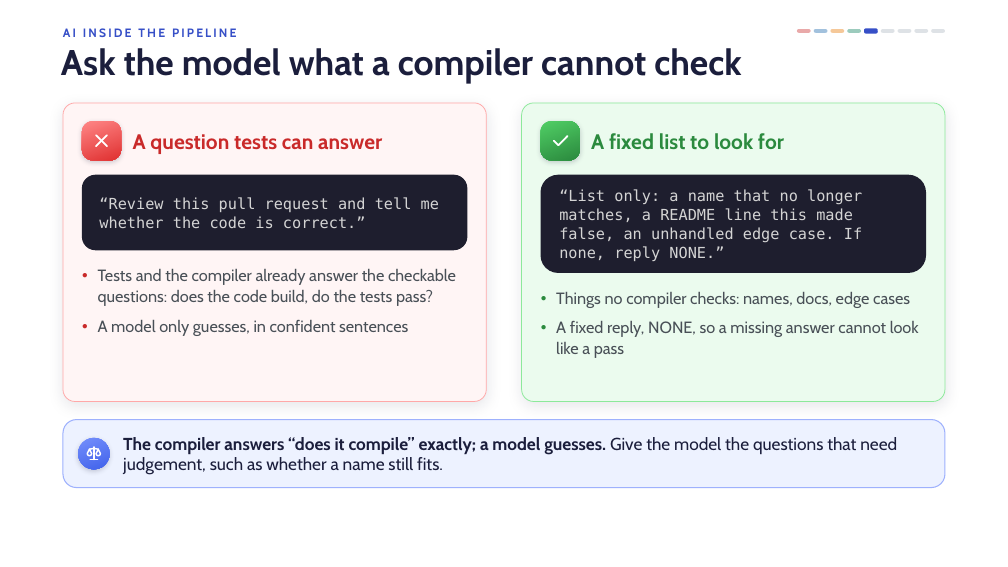
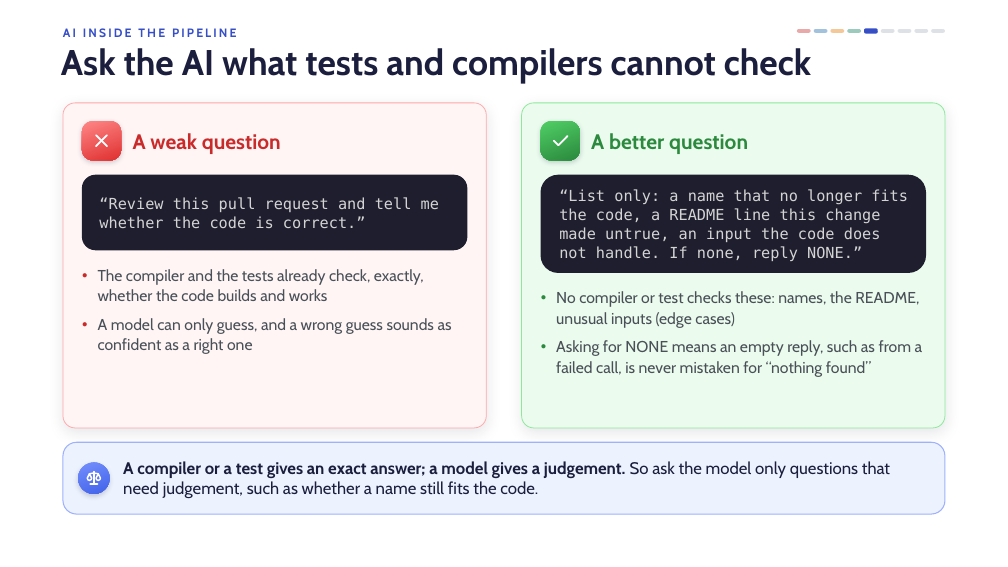
Before and after one commit to FionnQ-H1/aiProg, a slide deck: slide 16 of lectures-and-labs/week10/cicd-lecture.pptx (slide 15 before the commit). Drawn at 1008x567 pixels with LibreOffice and Linux fonts; fonts in the diff are those of the drawing; background and template pictures are left out. Boxes give left, top, right and bottom in pixels: in the first picture for what was removed or moved away, otherwise in the second. Text is boxed around its words. In the diff, an @@ line names an element or a change of style, - is before the commit and + after.

```diff
--- a/lectures-and-labs/week10/cicd-lecture.pptx
+++ b/lectures-and-labs/week10/cicd-lecture.pptx
@@ title at box(61, 48, 811, 83): text changed @@
-Ask the model what a compiler cannot check
+Ask the AI what tests and compilers cannot check
@@ rounded rectangle: place and size @@
-rounded rectangle at box(63, 103, 486, 402)
+rounded rectangle at box(63, 103, 486, 428)
@@ rounded rectangle: place and size @@
-rounded rectangle at box(522, 103, 945, 402)
+rounded rectangle at box(522, 103, 945, 428)
@@ text at box(133, 133, 281, 154): text changed @@
-A question tests can answer
+A weak question
@@ text at box(591, 133, 748, 154): text changed @@
-A fixed list to look for
+A better question
@@ text in rounded rectangle at box(559, 189, 908, 261): text changed @@
-“List only: a name that no longer matches, a README line this made false, an unhandled edge case. If none, reply NONE.”
+“List only: a name that no longer fits the code, a README line this change made untrue, an input the code does not handle. If none, reply NONE.”
@@ text at box(98, 269, 452, 354): text changed; size 15.5 to 15 pt @@
-● Tests and the compiler already answer the checkable questions: does the code build, do the tests pass?
-● A model only guesses, in confident sentences
+● The compiler and the tests already check, exactly, whether the code builds and works
+● A model can only guess, and a wrong guess sounds as confident as a right one
@@ text at box(556, 291, 923, 377): text changed; size 15.5 to 15 pt @@
-● Things no compiler checks: names, docs, edge cases
-● A fixed reply, NONE, so a missing answer cannot look like a pass
+● No compiler or test checks these: names, the README, unusual inputs (edge cases)
+● Asking for NONE means an empty reply, such as from a failed call, is never mistaken for “nothing found”
@@ proportions changed in 3 elements at box(63, 103, 486, 428), box(522, 103, 945, 428), box(63, 442, 945, 514) @@
@@ rounded rectangle: place and size @@
-rounded rectangle at box(63, 420, 945, 488)
+rounded rectangle at box(63, 442, 945, 514)
@@ ellipse: place and size @@
-ellipse at box(78, 438, 110, 470)
+ellipse at box(78, 463, 110, 495)
@@ freeform shape: place and size @@
-freeform shape at box(85, 445, 102, 462)
+freeform shape at box(85, 470, 102, 487)
@@ text at box(123, 461, 890, 498): text changed; size 16.5 to 16 pt @@
-The compiler answers “does it compile” exactly; a model guesses. Give the model the questions that need judgement, such as whether a name still fits.
+A compiler or a test gives an exact answer; a model gives a judgement. So ask the model only questions that need judgement, such as whether a name still fits the code.
```
Also in this commit, not shown: 8 other slides changed, 7 slides added, 3 slides removed, 6 other files.
